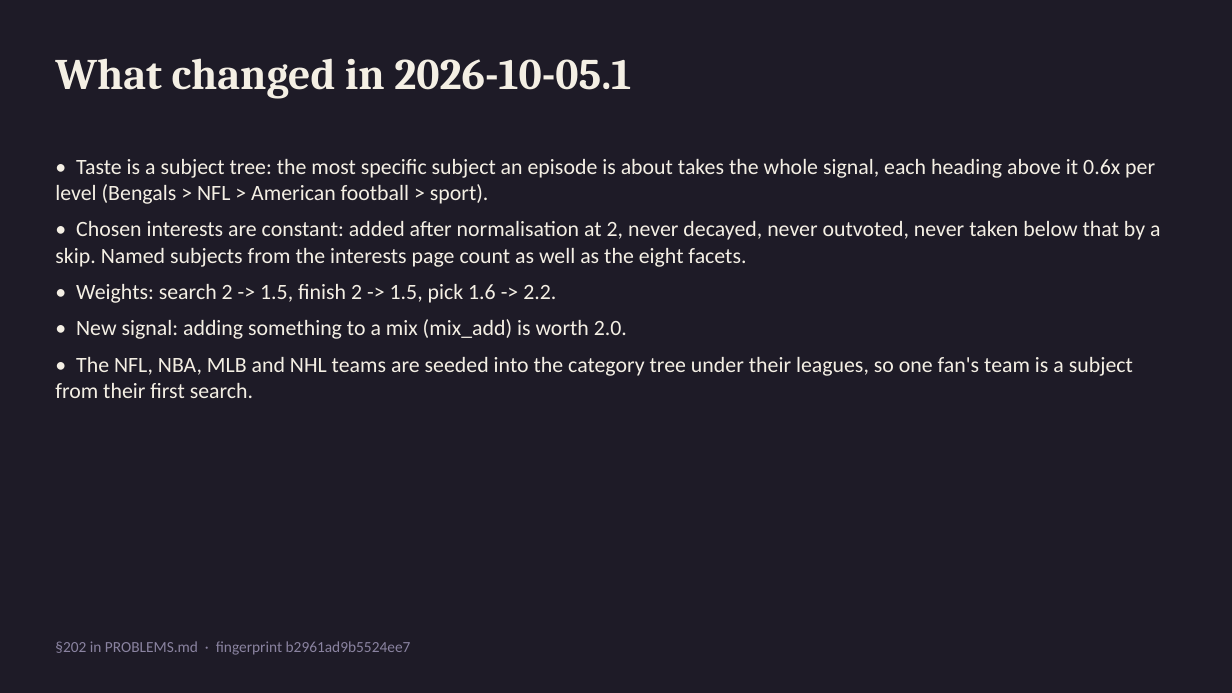
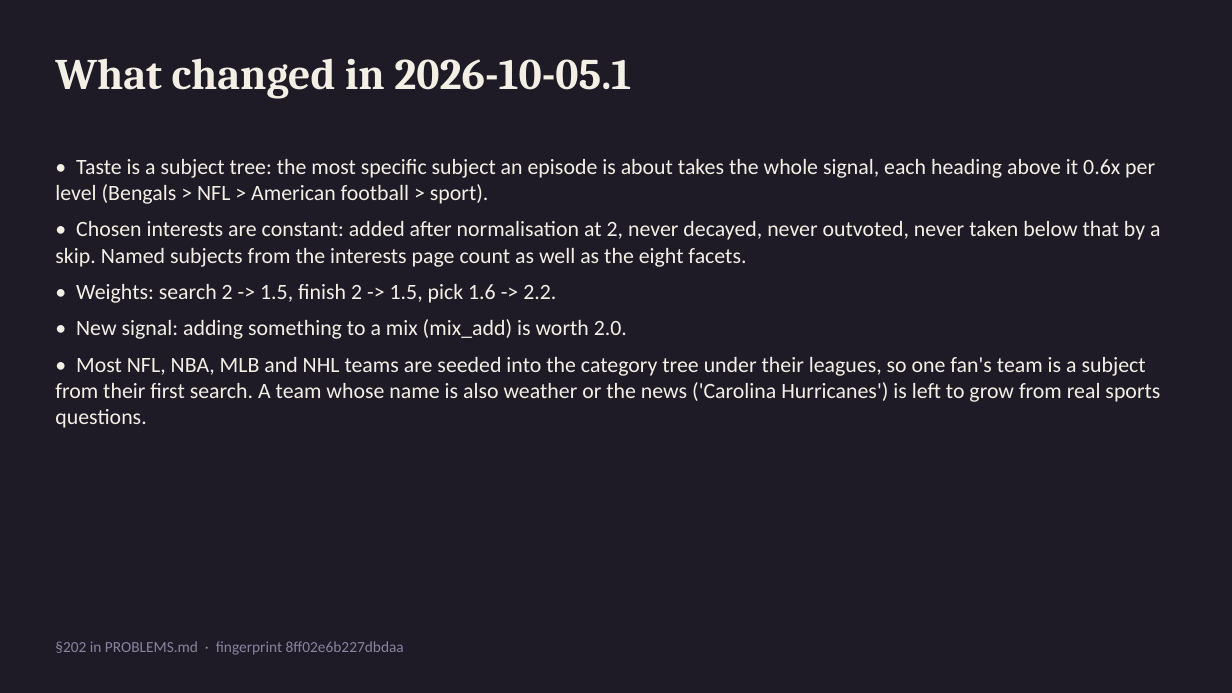
Before and after one commit to tjweingart-byte/FAM, a slide deck: slide 10 of docs/algorithm/FAM_Algorithm.pptx. Drawn at 1232x693 pixels with LibreOffice and Linux fonts; fonts in the diff are those of the drawing. Boxes give left, top, right and bottom in pixels: in the first picture for what was removed or moved away, otherwise in the second. Text is boxed around its words. In the diff, an @@ line names an element or a change of style, - is before the commit and + after.

```diff
--- a/docs/algorithm/FAM_Algorithm.pptx
+++ b/docs/algorithm/FAM_Algorithm.pptx
@@ text at [55, 357, 1160, 428]: text changed @@
-• The NFL, NBA, MLB and NHL teams are seeded into the category tree under their leagues, so one fan's team is a subject from their first search.
+• Most NFL, NBA, MLB and NHL teams are seeded into the category tree under their leagues, so one fan's team is a subject from their first search. A team whose name is also weather or the news ('Carolina Hurricanes') is left to grow from real sports questions.
@@ text at [55, 641, 404, 655]: text changed @@
-§202 in PROBLEMS.md · fingerprint b2961ad9b5524ee7
+§202 in PROBLEMS.md · fingerprint 8ff02e6b227dbdaa
```
Also in this commit, not shown: 1 other slide changed, 10 other files.
